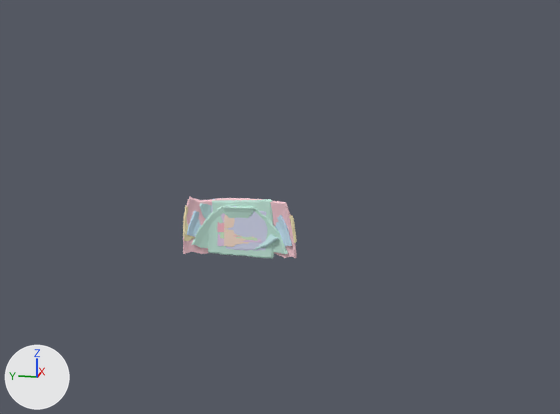
Before and after pictures for a commit that changed the glTF model static/generation_img/spoon/view_input_colored.glb.
Both versions are drawn from a 50 mm lens placed at (-1.68, -0.429, 0.473), pointed at (0.098, -0.074, 0.029). Lighting does not change. The marker at lower left points along +X, +Y and +Z. The older version comes first. Where no turn or scale is listed for an object, it has been applied to the vertices.

In view in the first picture: 'geometry_1', 'geometry_10', 'geometry_12', 'geometry_13', 'geometry_14', 'geometry_15', 'geometry_16', 'geometry_2', 'geometry_5', 'geometry_6', 'geometry_7', 'geometry_8'.
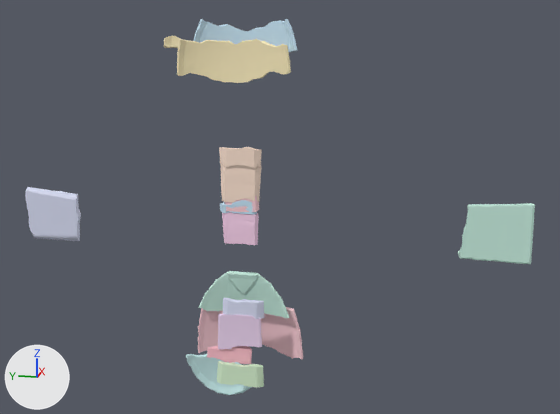
Pixel boxes (x1, y1, x2, y2) of what changed, in the pictures (560 x 414 px):
'geometry_13', moved: before (207, 199, 274, 259); after (458, 203, 535, 264)
'geometry_16', moved (mostly hidden before): before (183, 205, 297, 243); after (177, 39, 291, 83)
'geometry_12', moved: before (183, 196, 297, 258); after (198, 307, 303, 359)
'geometry_14', moved: before (211, 199, 268, 251); after (25, 187, 81, 241)
'geometry_1', moved: before (192, 206, 288, 254); after (198, 271, 290, 318)
'geometry_5', moved: before (187, 211, 292, 246); after (193, 19, 298, 52)
'geometry_15', moved: before (224, 215, 250, 247); after (220, 163, 261, 203)
'geometry_6', moved: before (217, 213, 261, 246); after (218, 314, 262, 349)
'geometry_10', moved (mostly hidden before): before (200, 203, 279, 250); after (186, 354, 252, 395)
'geometry_8', moved: before (220, 232, 258, 241); after (217, 361, 264, 387)
'geometry_3', moved (not visible before): after (219, 147, 262, 168)
'geometry_7', moved: before (217, 222, 241, 237); after (207, 346, 252, 364)
'geometry_2', moved: before (226, 227, 233, 230); after (223, 298, 264, 319)
'geometry_4', moved (not visible before): after (164, 36, 180, 48)
'geometry_9', unchanged, uncovered by the edit: after (222, 212, 259, 245)

What changed in the scene script:
```text
Change me_geometry_16:
    remove me_geometry_16.from_pydata(...)  # 1190 vertices, 2376 faces; spans x 0.084..0.125, y -0.117..0.152, z 0.364..0.465
    add me_geometry_16.from_pydata(...)  # 1190 vertices, 2376 faces; spans x 0.165..0.206, y -0.088..0.181, z 0.737..0.838
    me_geometry_16 part 1: the whole mesh is moved by (0.081, 0.029, 0.374)
Change me_geometry_15:
    remove me_geometry_15.from_pydata(...)  # 211 vertices, 418 faces; spans x 0.02..0.036, y -0.0489..0.0467, z 0.0077..0.0989
    add me_geometry_15.from_pydata(...)  # 211 vertices, 418 faces; spans x 0.0307..0.0467, y -0.0484..0.0472, z 0.111..0.2023
    me_geometry_15 part 2: the whole mesh is moved by (0.0107, 0.0005, 0.1033)
Change me_geometry_14:
    remove me_geometry_14.from_pydata(...)  # 430 vertices, 856 faces; spans x -0.0092..0.0071, y 0.3342..0.4701, z -0.0445..0.0832
    add me_geometry_14.from_pydata(...)  # 430 vertices, 856 faces; spans x -0.0329..-0.0165, y 0.7861..0.922, z -0.031..0.0967
    me_geometry_14 part 3: the whole mesh is moved by (-0.0236, 0.4519, 0.0135)
Change me_geometry_13:
    remove me_geometry_13.from_pydata(...)  # 361 vertices, 718 faces; spans x 0.025..0.042, y -0.613..-0.451, z -0.064..0.076
    add me_geometry_13.from_pydata(...)  # 361 vertices, 718 faces; spans x 0.085..0.102, y -1.189..-1.027, z -0.06..0.08
    me_geometry_13 part 4: the whole mesh is moved by (0.06, -0.575, 0.004)
Change me_geometry_12:
    remove me_geometry_12.from_pydata(...)  # 1482 vertices, 2960 faces; spans x 0.087..0.127, y -0.148..0.122, z -0.391..-0.251
    add me_geometry_12.from_pydata(...)  # 1482 vertices, 2960 faces; spans x 0.167..0.206, y -0.152..0.118, z -0.675..-0.536
    me_geometry_12 part 5: the whole mesh is moved by (0.079, -0.004, -0.284)
Change me_geometry_10:
    remove me_geometry_10.from_pydata(...)  # 679 vertices, 1354 faces; spans x 0.197..0.231, y 0.014..0.201, z -0.561..-0.447
    add me_geometry_10.from_pydata(...)  # 679 vertices, 1354 faces; spans x 0.377..0.412, y 0.119..0.307, z -1.028..-0.914
    me_geometry_10 part 6: the whole mesh is moved by (0.181, 0.105, -0.467)
Change me_geometry_8:
    remove me_geometry_8.from_pydata(...)  # 159 vertices, 314 faces; spans x -0.0033..0.0123, y -0.0519..0.0647, z -0.3419..-0.2856
    add me_geometry_8.from_pydata(...)  # 159 vertices, 314 faces; spans x -0.021..-0.0054, y -0.051..0.0656, z -0.7009..-0.6447
    me_geometry_8 part 7: the whole mesh is moved by (-0.0177, 0.0009, -0.359)
Change me_geometry_7:
    remove me_geometry_7.from_pydata(...)  # 121 vertices, 238 faces; spans x -0.0228..-0.0074, y -0.0364..0.0764, z -0.2937..-0.2506
    add me_geometry_7.from_pydata(...)  # 121 vertices, 238 faces; spans x -0.0177..-0.0023, y -0.0048..0.108, z -0.6122..-0.5691
    me_geometry_7 part 8: the whole mesh is moved by (0.0051, 0.0316, -0.3184)
Change me_geometry_6:
    remove me_geometry_6.from_pydata(...)  # 194 vertices, 384 faces; spans x -0.0266..-0.0108, y -0.0535..0.0561, z -0.265..-0.173
    add me_geometry_6.from_pydata(...)  # 194 vertices, 384 faces; spans x -0.0258..-0.01, y -0.0499..0.0596, z -0.524..-0.432
    me_geometry_6 part 9: the whole mesh is moved by (0.0009, 0.0036, -0.259)
Change me_geometry_5:
    remove me_geometry_5.from_pydata(...)  # 684 vertices, 1364 faces; spans x 0.136..0.177, y -0.111..0.14, z 0.432..0.509
    add me_geometry_5.from_pydata(...)  # 684 vertices, 1364 faces; spans x 0.264..0.304, y -0.098..0.152, z 0.86..0.938
    me_geometry_5 part 10: the whole mesh is moved by (0.127, 0.013, 0.429)
Change me_geometry_4:
    remove me_geometry_4.from_pydata(...)  # 95 vertices, 186 faces; spans x 0.2131..0.2291, y 0.1728..0.2369, z 0.4334..0.4641
    add me_geometry_4.from_pydata(...)  # 95 vertices, 186 faces; spans x 0.3964..0.4124, y 0.3749..0.439, z 0.8457..0.8764
    me_geometry_4 part 11: the whole mesh is moved by (0.1833, 0.2021, 0.4123)
Change me_geometry_3:
    remove me_geometry_3.from_pydata(...)  # 150 vertices, 296 faces; spans x 0.0177..0.0331, y -0.0517..0.0469, z 0.0914..0.1394
    add me_geometry_3.from_pydata(...)  # 150 vertices, 296 faces; spans x 0.0248..0.0402, y -0.0517..0.047, z 0.2555..0.3034
    me_geometry_3 part 12: the whole mesh is moved by (0.0071, 0.0001, 0.1641)
Change me_geometry_2:
    remove me_geometry_2.from_pydata(...)  # 110 vertices, 216 faces; spans x 0.0146..0.0299, y -0.0489..0.0541, z -0.1823..-0.133
    add me_geometry_2.from_pydata(...)  # 110 vertices, 216 faces; spans x 0.0181..0.0335, y -0.0515..0.0515, z -0.3846..-0.3353
    me_geometry_2 part 13: the whole mesh is moved by (0.0035, -0.0027, -0.2023)
Change me_geometry_1:
    remove me_geometry_1.from_pydata(...)  # 816 vertices, 1628 faces; spans x 0.074..0.102, y -0.115..0.113, z -0.267..-0.159
    add me_geometry_1.from_pydata(...)  # 816 vertices, 1628 faces; spans x 0.133..0.161, y -0.109..0.12, z -0.447..-0.34
    me_geometry_1 part 14: the whole mesh is moved by (0.059, 0.007, -0.18)
```
